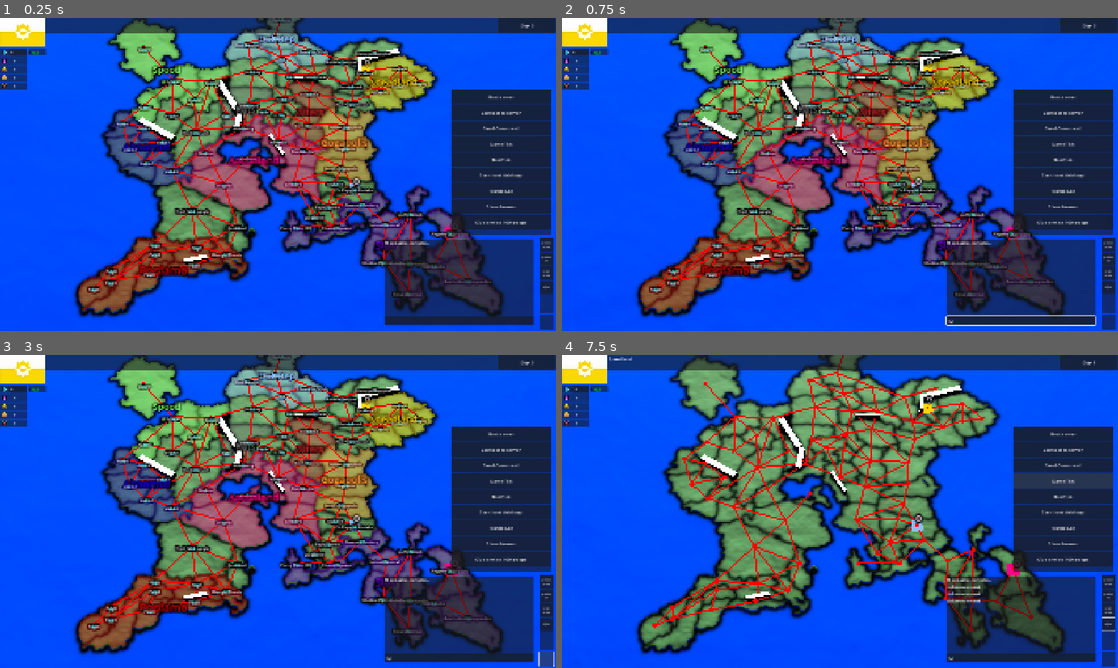
Above: before the commit, frames 1-4 (two rows, left to right).
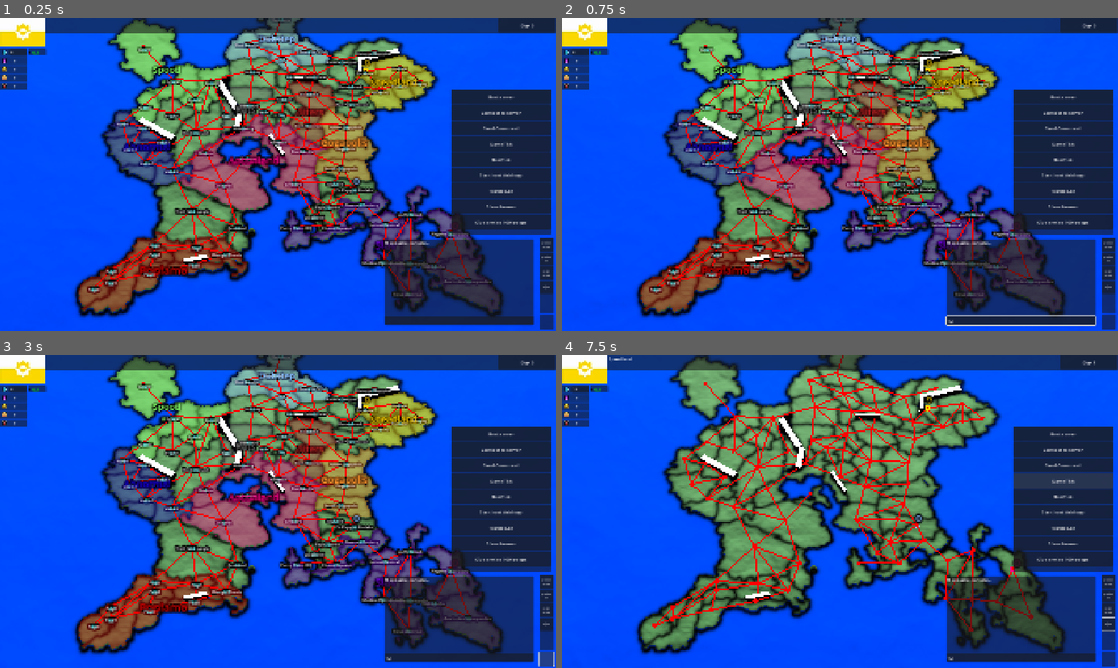
Above: after the commit, the same moments.

Repository: adrutkow/MapGame
Game: Godot game, scene res://node_3d.tscn
Same seed, same stepped clock (60 frames per second), same inputs: the game is played once before the commit and once after it.
Inputs (mouse positions are in pixels of both pictures, inside the frame that each line leads up to):
- Up to frame 1 (0.25 s): no input
- Up to frame 2 (0.75 s): click (1017, 321) at 0.52 s; type "12" at 0.6 s
- Up to frame 3 (3 s): click "Show Armies" at 1.25 s; click (22, 367) at 2 s; click (544, 658) at 2.75 s
- Up to frame 4 (7.5 s): click "province names" at 3.5 s; click "province ids" at 4.25 s; click "nation names" at 5 s; click "Diplo" at 5.75 s; click "Send Command" at 6.5 s; click "GameTick" at 7.25 s

The runs differ from the first frame. In frame 1, 0.1% of the frame differs, in the area x 62-83%, y 13-71%; in frame 2, 0.1%; in frame 3, 0.1%; in frame 4, 0.3%, in the area x 62-83%, y 13-80%.

Commit message:
Fixed army arrow angle

Diff:
--- a/Scripts/Resources/army.gd
+++ b/Scripts/Resources/army.gd
@@ -13,14 +13,15 @@
 var speed: float = 50.0;
 
 func tick_movement():
-	DevConsole.instance.add_line("tick movement")
 	move_progress += speed;
 	if (move_progress >= 100.0):
-		DevConsole.instance.add_line("Trying to move");
 		move_progress = 0;
 		move_target = get_next_move_target();
-		if (move_target != -1):
-			province_id = move_target;
+		move_to_province(move_target);
+
+func move_to_province(p: int):
+	if (p != -1):
+		province_id = p;
 
 func get_next_move_target() -> int:
 	var current_path_index: int = -1;
--- /dev/null
+++ b/army_cube.gd
@@ -0,0 +1,19 @@
+extends Node3D
+class_name ArmyCube;
+
+
+func set_army_count_text(i: int):
+	$Label3D.text = str(i);
+
+func set_army_count_text_color(c: Color):
+	$Label3D.modulate = c;
+
+func set_color(c: Color):
+	var m: StandardMaterial3D;
+
+	if ($Mesh.material_override == null):
+		m = StandardMaterial3D.new();
+		$Mesh.material_override = m;
+	m.albedo_color = c
+	m.vertex_color_use_as_albedo = true;
+	m.shading_mode = BaseMaterial3D.SHADING_MODE_UNSHADED;
--- a/map.gd
+++ b/map.gd
@@ -305,7 +305,8 @@
 
 func generate_mapview_military():
 	var center;
-	var temp;
+	var temp: ArmyCube;
+	var temp2;
 
 	for t in $MapViews/Military.get_children():
 		if (t.name != "ArmyCube" and t.name != "ArmyArrow"):
@@ -319,28 +320,29 @@
 		var troop_count: int = 0;
 		for k in a.unit_groups.keys():
 			troop_count += a.unit_groups[k];
-		temp.get_node("Label3D").text = str(troop_count);
-
-		var m: StandardMaterial3D;
-
-		m = StandardMaterial3D.new();
-		m.albedo_color = GameInstance.game_instance.get_nation_by_id(a.nation_owner_id).nation_color;
-		m.vertex_color_use_as_albedo = true;
-		m.shading_mode = BaseMaterial3D.SHADING_MODE_UNSHADED;
-		temp.get_node("Mesh").material_override = m;
+		temp.set_army_count_text(troop_count);
+
+		var c: Color = GameInstance.game_instance.get_nation_by_id(a.nation_owner_id).nation_color;
+
+		temp.set_color(c);
+		temp.set_army_count_text_color(c);
 		$MapViews/Military.add_child(temp);
 
-		if (not (a.desired_path.is_empty())):
-			temp = $MapViews/Military/ArmyArrow.duplicate();
-			temp.position = bitmap_vector_to_world(center);
-			temp.position += Vector3(0, 0.3, 0);
-			$MapViews/Military.add_child(temp);
+		if (not (a.get_next_move_target() == -1)):
+			temp2 = $MapViews/Military/ArmyArrow.duplicate();
+			temp2.position = bitmap_vector_to_world(center);
+			temp2.position += Vector3(0, 0.3, 0);
+			$MapViews/Military.add_child(temp2);
 
 			var target_center = Map.map_instance.get_province_center(a.get_next_move_target());
-			var angle = atan2(center[1] - target_center[1], center[0] - target_center[0]);
-
-			temp.rotation = Vector3(0, angle, 0);
-			DevConsole.instance.add_line("angle: " + str(angle));
+
+			var x1: float = center[0];
+			var x2: float = target_center[0];
+			var y1: float = center[1];
+			var y2: float = target_center[1];
+
+			var angle_degrees = rad_to_deg(atan2(y2 - y1, x2 - x1));
+			temp2.rotation_degrees = Vector3(0, -angle_degrees, 0);
 
 func pathfind(prov1: int, prov2: int):
 	var adj: Array[int];
--- a/node_3d.tscn
+++ b/node_3d.tscn
@@ -10,6 +10,7 @@
 [ext_resource type="Material" uid="uid://d4nvr5op0ya5v" path="res://Assets/Materials/land.tres" id="4_tuemg"]
 [ext_resource type="Script" uid="uid://f4qad80giudw" path="res://land.gd" id="5_3v7ru"]
 [ext_resource type="Texture2D" uid="uid://bn2a3apdp0b2r" path="res://test34.png" id="5_i0g27"]
+[ext_resource type="Script" uid="uid://vxtf8rgy6xn2" path="res://army_cube.gd" id="6_vxd74"]
 [ext_resource type="Shader" uid="uid://cph51f8vu2m17" path="res://water.gdshader" id="7_wc5p8"]
 [ext_resource type="Script" uid="uid://b70riu7gbpbvf" path="res://game_instance.gd" id="8_jsk3o"]
 [ext_resource type="Texture2D" uid="uid://dv600tyxh1qhh" path="res://Screenshot 2025-11-15 042842.png" id="9_4arys"]
@@ -32,8 +33,6 @@
 
 [sub_resource type="SphereMesh" id="SphereMesh_lggff"]
 
-[sub_resource type="StandardMaterial3D" id="StandardMaterial3D_s0gvp"]
-
 [sub_resource type="BoxMesh" id="BoxMesh_s0gvp"]
 resource_local_to_scene = true
 
@@ -202,10 +201,10 @@
 [node name="Military" type="Node3D" parent="Map/MapViews"]
 
 [node name="ArmyCube" type="Node3D" parent="Map/MapViews/Military"]
+script = ExtResource("6_vxd74")
 
 [node name="Mesh" type="MeshInstance3D" parent="Map/MapViews/Military/ArmyCube"]
-transform = Transform3D(0.125, 0, 0, 0, 0.125, 0, 0, 0, 0.125, 0, 0, 0)
-material_override = SubResource("StandardMaterial3D_s0gvp")
+transform = Transform3D(0.05, 0, 0, 0, 0.125, 0, 0, 0, 0.05, 0, 0, 0)
 mesh = SubResource("BoxMesh_s0gvp")
 skeleton = NodePath("../..")
 
Not shown, added: army_cube.gd.uid
